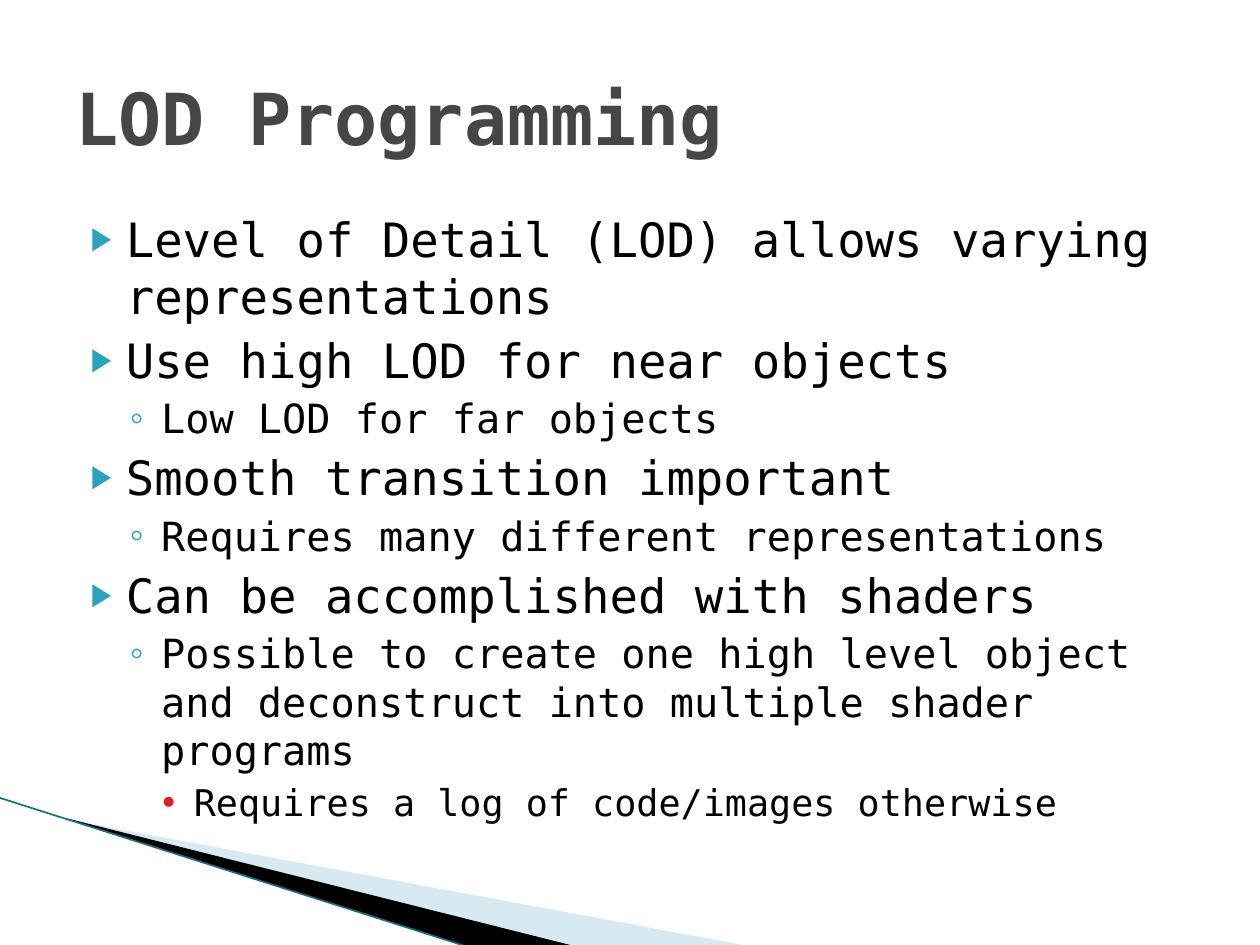
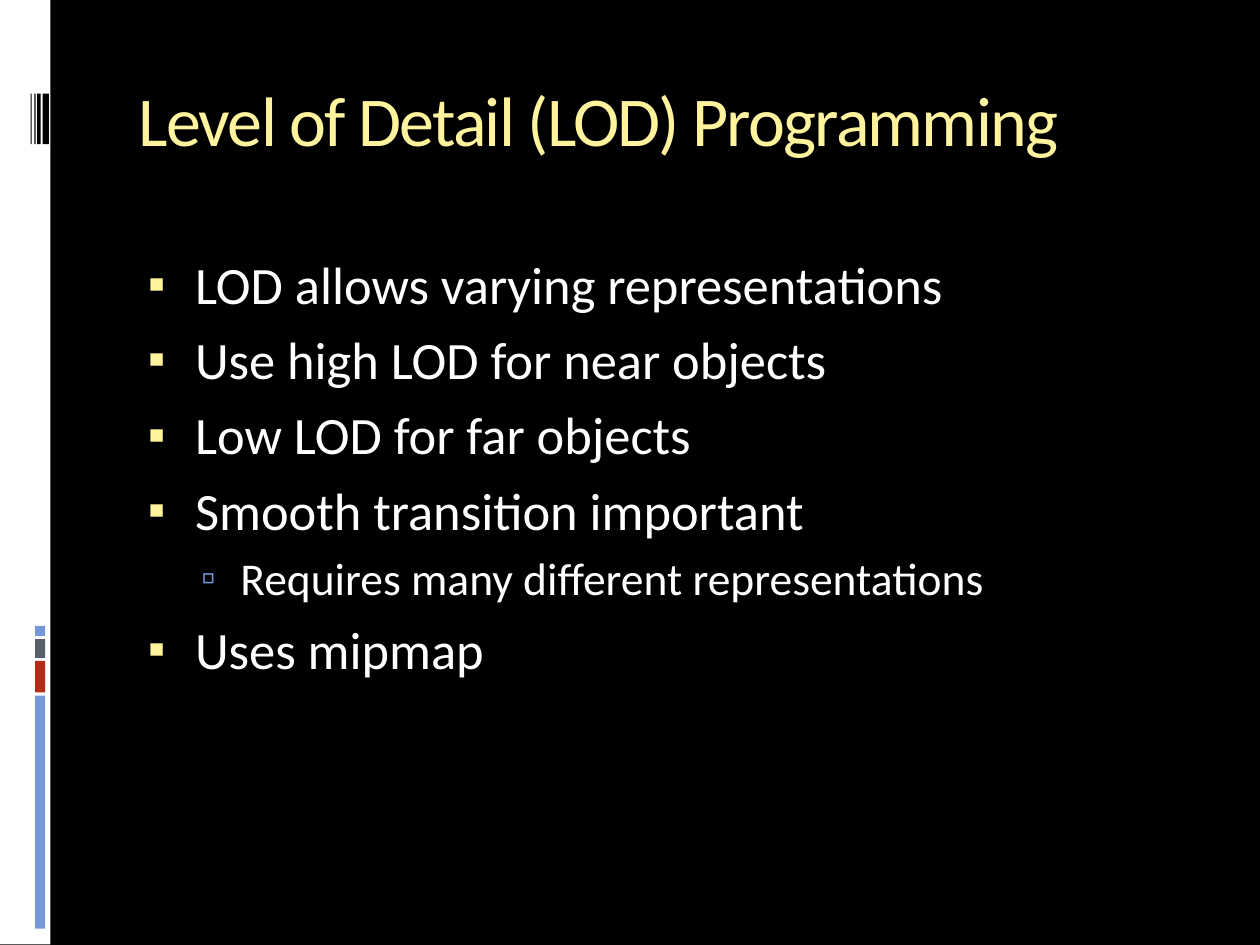
Before and after one commit to stanman8264/cg2f2017cs, a slide deck: slide 17 of CG2F2017CS_Presentation.pptx (slide 14 before the commit). Drawn at 1260x945 pixels with LibreOffice and Linux fonts; fonts in the diff are those of the drawing; background and template pictures are left out. Boxes give left, top, right and bottom in pixels: in the first picture for what was removed or moved away, otherwise in the second. Text is boxed around its words. In the diff, an @@ line names an element or a change of style, - is before the commit and + after.

```diff
--- a/CG2F2017CS_Presentation.pptx
+++ b/CG2F2017CS_Presentation.pptx
@@ background #FFFFFF to #000000 @@
@@ rectangle added at [0,0,50,945], fill #FFFFFF @@
@@ title "Level of Detail (LOD) Programming" at [138,95,1059,158]: vertical alignment middle to top @@
@@ rectangle added at [30,93,32,144], fill #000000 @@
@@ rectangle added at [34,93,35,144], fill #000000 @@
@@ rectangle added at [37,93,40,144], fill #000000 @@
@@ rectangle added at [43,93,49,144], fill #000000 @@
@@ title at [138,95,1059,158]: text changed; size 41 to 40 pt; font DejaVu Sans Mono to Calibri; text colour #464646 to #FFF39D; bold off @@
-LOD Programming
+Level of Detail (LOD) Programming
@@ text "LOD allows varying representations": place and size @@
-text "LOD allows varying representations" at [126,220,1150,824]
+text "LOD allows varying representations" at [195,267,984,678]
@@ text at [195,267,942,313]: text changed; size 27 to 30 pt; font DejaVu Sans Mono to Calibri; text colour #000000 to #FFFFFF @@
-▶ Level of Detail (LOD) allows varying representations
+▪ LOD allows varying representations
@@ text at [195,342,984,603]: size 27 to 30 pt in "Use high LOD for near objects", "Smooth transition important"; font DejaVu Sans Mono to Calibri, text colour #000000 to #FFFFFF in "Use high LOD for near objects", "Low LOD for far objects", "Smooth transition important", "Requires many different representations"; size 23 to 30 pt in "Low LOD for far objects"; size 23 to 26 pt in "Requires many different representations"; bullet ▶ to ▪; more space between paragraphs; bullet colour #2DA2BF to #FFF39D; bullet ◦ to ▪; list level 2 to 1 in "Low LOD for far objects"; bullet ◦ to ▫; bullet colour #2DA2BF to #7598D9 @@
@@ rectangle added at [35,626,45,636], fill #7598D9 @@
@@ rectangle added at [35,639,45,658], fill #575F6D @@
@@ text at [195,633,484,678]: text changed; size 23 to 30 pt; font DejaVu Sans Mono to Calibri; text colour #000000 to #FFFFFF @@
-▶ Can be accomplished with shaders
-  ◦ Possible to create one high level object and deconstruct into multiple shader programs
-    • Requires a log of code/images otherwise
+▪ Uses mipmap
@@ rectangle added at [35,662,45,693], fill #B32C16 @@
@@ rectangle added at [35,696,45,929], fill #7598D9 @@
@@ line removed from (0, 798) to (467, 945) @@
@@ freeform shape removed at [67,818,576,945] @@
@@ freeform shape removed at [69,819,750,945] @@
```
Also in this commit, not shown: 22 other slides changed, 5 slides added.
